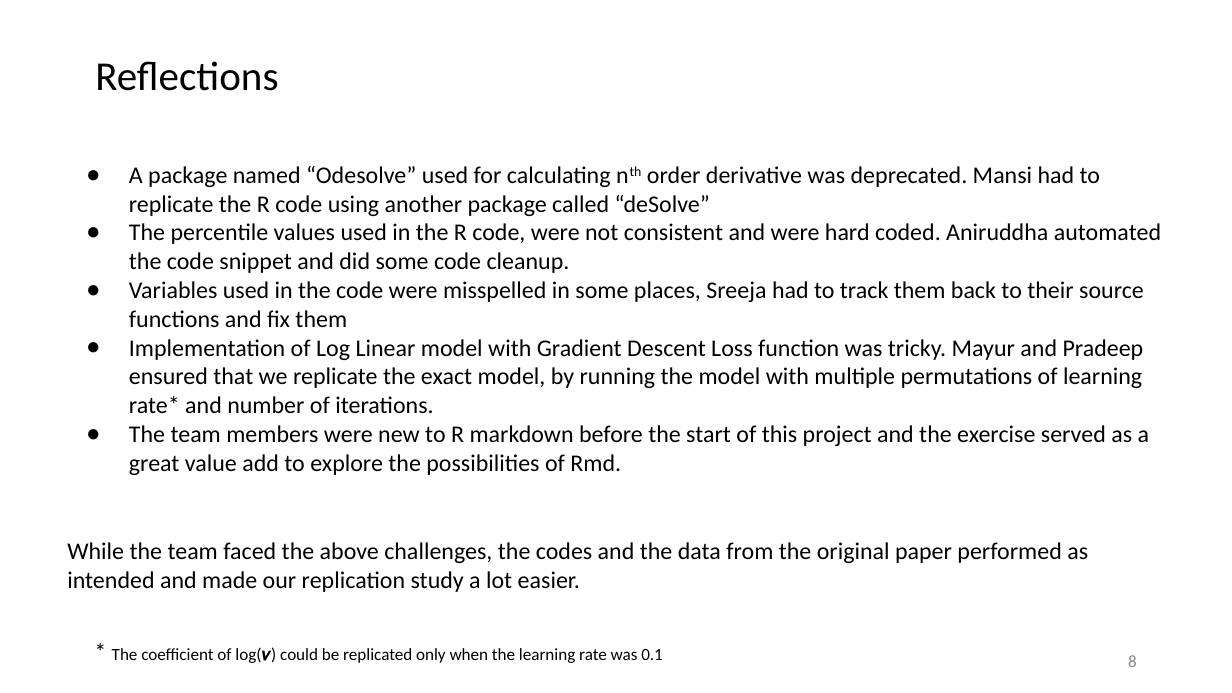
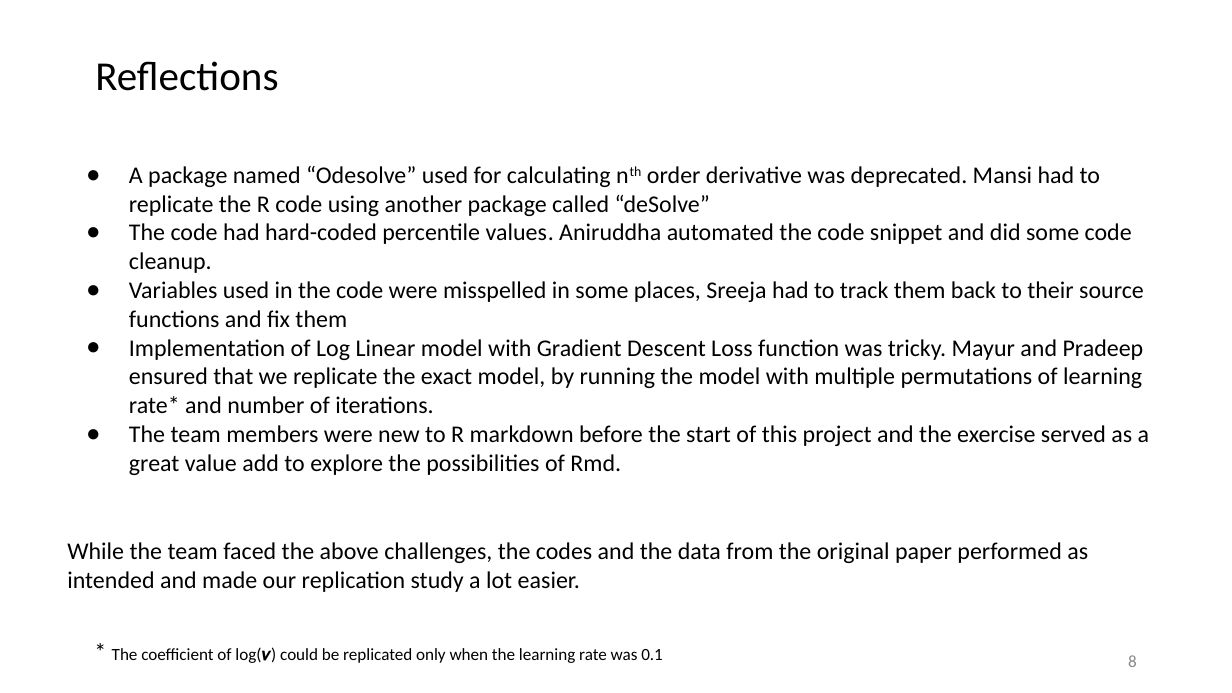
Before and after one commit to rathodmansi/Replication-Study-Housing-Production-Function, a slide deck: slide 8 of Analysis/Replication project - Final presentation.pptx. Drawn at 1232x693 pixels with LibreOffice and Linux fonts; fonts in the diff are those of the drawing. Boxes give left, top, right and bottom in pixels: in the first picture for what was removed or moved away, otherwise in the second. Text is boxed around its words. In the diff, an @@ line names an element or a change of style, - is before the commit and + after.

```diff
--- a/Analysis/Replication project - Final presentation.pptx
+++ b/Analysis/Replication project - Final presentation.pptx
@@ text at box(129, 223, 1132, 273): text changed @@
-● The percentile values used in the R code, were not consistent and were hard coded. Aniruddha automated the code snippet and did some code cleanup.
+● The code had hard-coded percentile values. Aniruddha automated the code snippet and did some code cleanup.
```
Also in this commit, not shown: 3 other slides changed, 1 other file.
